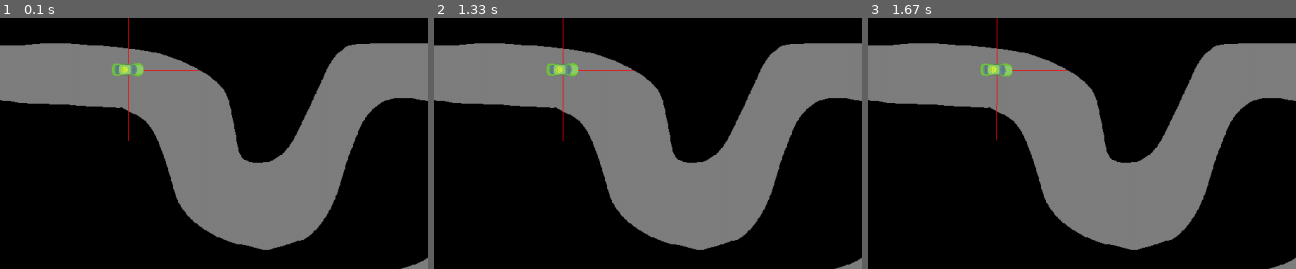
Above: before the commit, frames 1-3 (left to right).
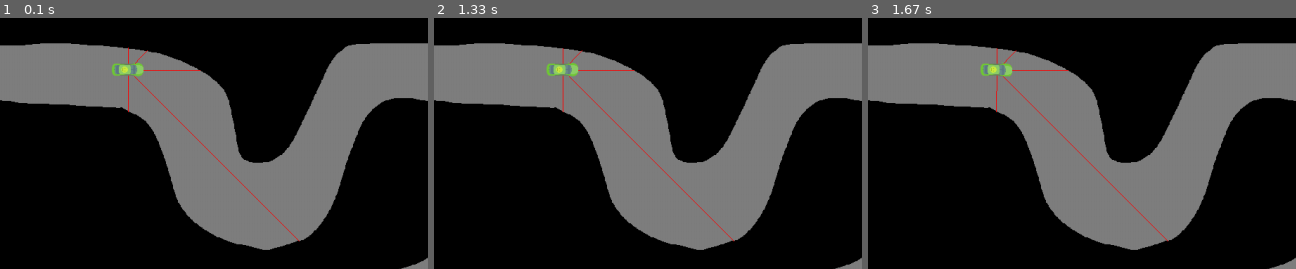
Above: after the commit, the same moments.

Repository: MatheusQuevedo/Fuzzy-Controller
Game: pygame game, started from game.py
Two runs of this game, one before a commit and one after it. Both use one fixed random seed, a clock stepped at 60 frames per second and the inputs below.
Inputs:
- Up to frame 1 (0.1 s): no input
- Up to frame 2 (1.33 s): hold Up 0.83-1.3 s
- Up to frame 3 (1.67 s): hold Right from 1.33 s (still down)
The pictures show only the part of the screen within x 35-85%, y 0-50%; the shares and areas given below are measured in that part.

The runs differ from the first frame. In frame 1, 0.2% of the frame differs, in the area x 29-71%, y 0-90%; in frame 2, 0.4%; in frame 3, 0.4%.

Commit message:
adicionado os sensores com as devidas distâncias até a colisão.

Diff:
--- a/game.py
+++ b/game.py
@@ -138,33 +138,60 @@
             rect.center
             for i in pygame_position:
                 position.append(np.int(i))
+
             #se for uma posição da máscara, ele colide
             if (track_mask.get_at(position)==1):
                 crash()
-            #sensor ARRUMAR
-
-            x =  pygame_position[0] + math.cos(math.radians(car.angle)) * 100
-            y =  pygame_position[1] - math.sin(math.radians(car.angle)) * 100
-
-            x1 = pygame_position[0] + math.cos(math.radians(car.angle+90)) * 100
-            y1 = pygame_position[1] - math.sin(math.radians(car.angle+90)) * 100
-
-            x2 = pygame_position[0] + math.cos(math.radians(car.angle - 90)) * 100
-            y2 = pygame_position[1] - math.sin(math.radians(car.angle - 90)) * 100
-
-            pygame.draw.lines(self.screen,(255,0,0),True,[pygame_position, [x,y]])
-            pygame.draw.lines(self.screen, (255, 0, 0), True, [pygame_position, [x1, y1]])
-            pygame.draw.lines(self.screen, (255, 0, 0), True, [pygame_position, [x2, y2]])
-
+
+            #sensores
+            for i in range(1500):
+                x =  np.int(pygame_position[0] + math.cos(math.radians(car.angle)) * i)
+                y =  np.int(pygame_position[1] - math.sin(math.radians(car.angle)) * i)
+                if (track_mask.get_at([x,y])==1):
+                    pygame.draw.lines(self.screen,(255,0,0),True,[pygame_position, [x,y]])
+                    print('Sensor 1: ', math.hypot(x - pygame_position[0], y - pygame_position[1]))
+                    break
+
+            for i in range(1500):
+                x = np.int(pygame_position[0] + math.cos(math.radians(car.angle+90)) * i)
+                y = np.int(pygame_position[1] - math.sin(math.radians(car.angle+90)) * i)
+                if (track_mask.get_at([x,y])==1):
+                    pygame.draw.lines(self.screen,(255,0,0),True,[pygame_position, [x,y]])
+                    print('Sensor 2: ', math.hypot(x - pygame_position[0], y - pygame_position[1]))
+                    break
+
+            for i in range(1500):
+                x = np.int(pygame_position[0] + math.cos(math.radians(car.angle - 90)) * i)
+                y = np.int(pygame_position[1] - math.sin(math.radians(car.angle - 90)) * i)
+                if (track_mask.get_at([x,y])==1):
+                    pygame.draw.lines(self.screen,(255,0,0),True,[pygame_position, [x,y]])
+                    print('Sensor 3: ', math.hypot(x - pygame_position[0], y - pygame_position[1]))
+                    break
+
+            for i in range(1500):
+                x =  np.int(pygame_position[0] + math.cos(math.radians(car.angle + 45)) * i)
+                y =  np.int(pygame_position[1] - math.sin(math.radians(car.angle + 45)) * i)
+                if (track_mask.get_at([x,y])==1):
+                    pygame.draw.lines(self.screen,(255,0,0),True,[pygame_position, [x,y]])
+                    print('Sensor 4: ', math.hypot(x - pygame_position[0], y - pygame_position[1]))
+                    break
+
+            for i in range(1500):
+                x =  np.int(pygame_position[0] + math.cos(math.radians(car.angle - 45)) * i)
+                y =  np.int(pygame_position[1] - math.sin(math.radians(car.angle - 45)) * i)
+                if (track_mask.get_at([x,y])==1):
+                    pygame.draw.lines(self.screen,(255,0,0),True,[pygame_position, [x,y]])
+                    print('Sensor 5: ', math.hypot(x - pygame_position[0], y - pygame_position[1]))
+                    break
 
             self.screen.blit(rotated, car.position * ppu - (rect.width / 2, rect.height / 2))
 
             pygame.display.flip()
 
-            print(pygame_position)
-            print(pygame_position + abs(math.cos(math.degrees(abs(car.angle)))) * 100)
-            print("Car steering:", car.steering)
-            print("Car Angle:", car.angle)
+            # print(pygame_position)
+            # print(pygame_position + abs(math.cos(math.degrees(abs(car.angle)))) * 100)
+            # print("Car steering:", car.steering)
+            # print("Car Angle:", car.angle)
 
             self.clock.tick(self.ticks)
         pygame.quit()
